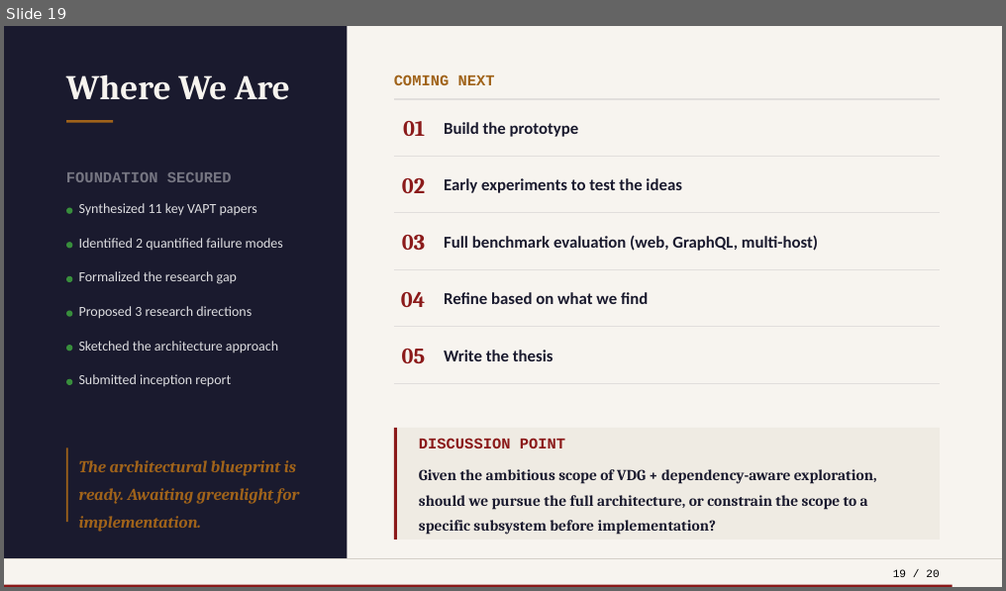
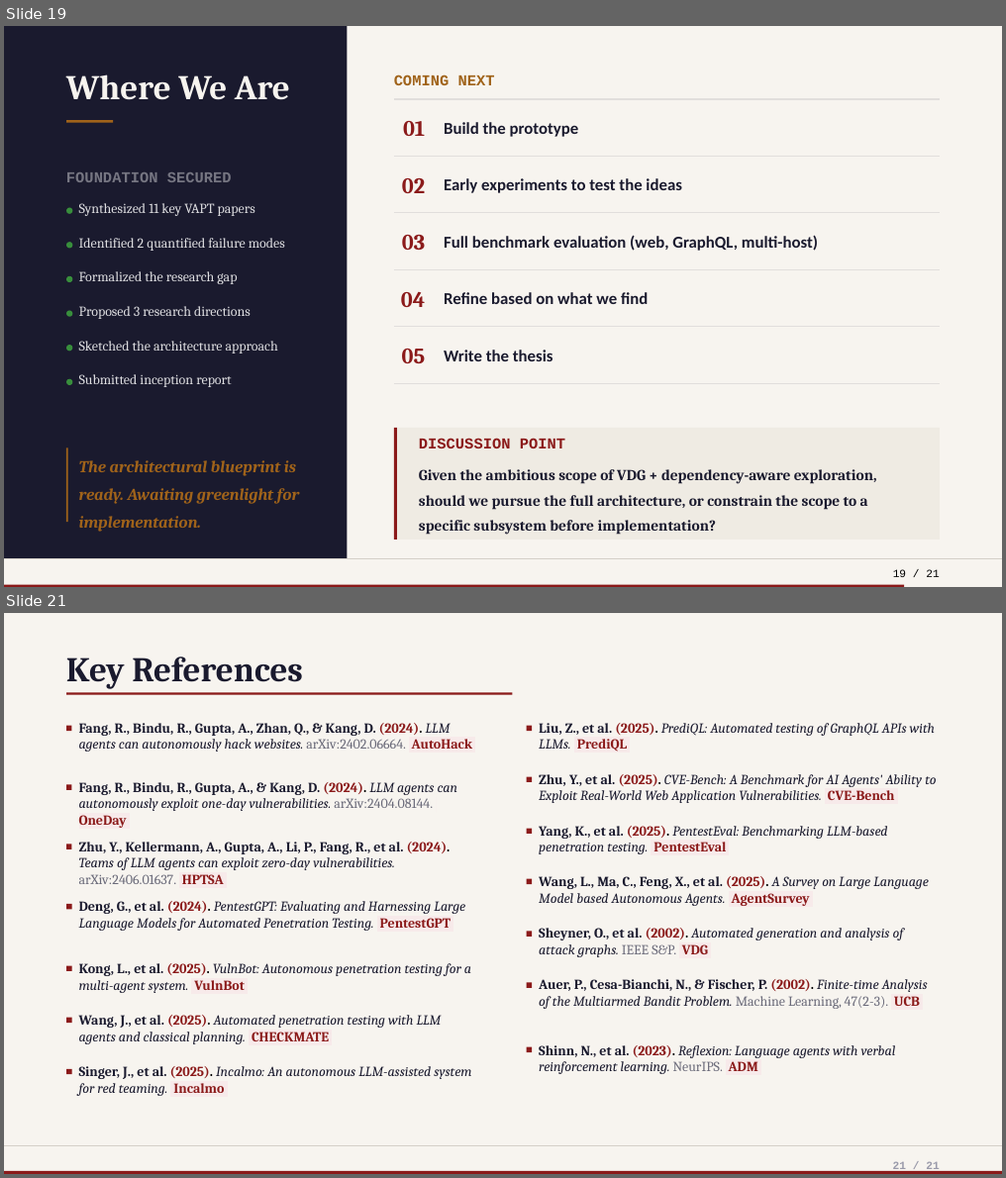
Before and after one commit to nishan-paul-hello/cmatrix-agentic-red-team, a slide deck: docs/presentation/CSE-810-PRESENTATION-INCEPTION.pptx. Shown one above the other, each under a label of ours: slide 19 before the commit, slides 19 and 21 after it; the slides between them are not shown. The pictures are 1006x591 and 1006x1178 pixels, drawn with LibreOffice and Linux fonts; fonts in the diff are those of the drawing. Boxes give left, top, right and bottom in pixels: in the first picture for what was removed or moved away, otherwise in the second. Text is boxed around its words. In the diff, an @@ line names an element or a change of style, - is before the commit and + after.

Commit message:
docs: update CSE-810 inception presentation slides and PDF document

```diff
--- a/docs/presentation/CSE-810-PRESENTATION-INCEPTION.pptx
+++ b/docs/presentation/CSE-810-PRESENTATION-INCEPTION.pptx
@@ slide 21 added at [4,613,1002,1174], background #F7F4EF @@
@@ text added at [66,657,303,689], 25 pt, text #1A1A2E, bold @@
+Key References
@@ rectangle added at [65,693,512,695], fill #8B1A1A @@
@@ rectangle added at [65,726,71,731], fill #8B1A1A @@
@@ text added at [79,723,472,752], 10 pt, text #1A1A2E, bold @@
+Fang, R., Bindu, R., Gupta, A., Zhan, Q., & Kang, D. (2024). LLM agents can autonomously hack websites. arXiv:2402.06664. AutoHack
@@ rectangle added at [526,726,531,731], fill #8B1A1A @@
@@ text added at [539,723,935,752], 10 pt, text #1A1A2E, italic @@
+Liu, Z., et al. (2025). PrediQL: Automated testing of GraphQL APIs with LLMs. PrediQL
@@ rectangle added at [67,784,72,789], fill #8B1A1A @@
@@ text added at [79,782,458,811], 10 pt, text #1A1A2E @@
+Fang, R., Bindu, R., Gupta, A., & Kang, D. (2024). LLM agents can autonomously exploit one-day vulnerabilities. arXiv:2404.08144. OneDay
@@ rectangle added at [526,776,531,781], fill #8B1A1A @@
@@ text added at [539,774,936,803], 10 pt, text #1A1A2E, italic @@
+Zhu, Y., et al. (2025). CVE-Bench: A Benchmark for AI Agents' Ability to Exploit Real-World Web Application Vulnerabilities. CVE-Bench
@@ rectangle added at [67,845,72,850], fill #8B1A1A @@
@@ text added at [79,842,450,884], 10 pt, text #1A1A2E @@
+Zhu, Y., Kellermann, A., Gupta, A., Li, P., Fang, R., et al. (2024). Teams of LLM agents can exploit zero-day vulnerabilities. arXiv:2406.01637. HPTSA
@@ rectangle added at [526,829,531,834], fill #8B1A1A @@
@@ text added at [539,826,888,855], 10 pt, text #1A1A2E, italic @@
+Yang, K., et al. (2025). PentestEval: Benchmarking LLM-based penetration testing. PentestEval
@@ rectangle added at [526,878,531,883], fill #8B1A1A @@
@@ text added at [539,876,929,906], 10 pt, text #1A1A2E, italic @@
+Wang, L., Ma, C., Feng, X., et al. (2025). A Survey on Large Language Model based Autonomous Agents. AgentSurvey
@@ rectangle added at [67,904,72,909], fill #8B1A1A @@
@@ text added at [79,901,465,931], 10 pt, text #1A1A2E, italic @@
+Deng, G., et al. (2024). PentestGPT: Evaluating and Harnessing Large Language Models for Automated Penetration Testing. PentestGPT
@@ rectangle added at [526,932,531,937], fill #8B1A1A @@
@@ text added at [539,928,904,958], 10 pt, text #1A1A2E, italic @@
+Sheyner, O., et al. (2002). Automated generation and analysis of attack graphs. IEEE S&P. VDG
@@ rectangle added at [67,966,72,971], fill #8B1A1A @@
@@ text added at [79,963,471,993], 10 pt, text #1A1A2E, italic @@
+Kong, L., et al. (2025). VulnBot: Autonomous penetration testing for a multi-agent system. VulnBot
@@ rectangle added at [526,982,531,987], fill #8B1A1A @@
@@ text added at [539,979,928,1009], 10 pt, text #1A1A2E @@
+Auer, P., Cesa-Bianchi, N., & Fischer, P. (2002). Finite-time Analysis of the Multiarmed Bandit Problem. Machine Learning, 47(2-3). UCB
@@ rectangle added at [67,1017,72,1022], fill #8B1A1A @@
@@ text added at [79,1015,442,1045], 10 pt, text #1A1A2E, italic @@
+Wang, J., et al. (2025). Automated penetration testing with LLM agents and classical planning. CHECKMATE
@@ rectangle added at [526,1047,531,1053], fill #8B1A1A @@
@@ text added at [539,1046,896,1074], 10 pt, text #1A1A2E, italic @@
+Shinn, N., et al. (2023). Reflexion: Language agents with verbal reinforcement learning. NeurIPS. ADM
@@ rectangle added at [67,1069,72,1074], fill #8B1A1A @@
@@ text added at [79,1066,471,1096], 10 pt, text #1A1A2E, italic @@
+Singer, J., et al. (2025). Incalmo: An autonomous LLM-assisted system for red teaming. Incalmo
@@ line added from (4, 1146) to (1002, 1146), #D4CFC8 1 pt @@
@@ rectangle added at [4,1170,1002,1173], fill #8B1A1A @@
@@ text added at [893,1162,939,1173], 8 pt, text #9A9AAA, bold @@
+21 / 21
@@ slide 19 changed as well @@
@@ font Calibri to Cambria in 6 elements at [79,203,255,216], [79,238,285,251], [79,272,237,284], [79,306,251,319], [79,341,278,354], [79,374,231,387] @@
@@ rectangle: place and size @@
-rectangle at [4,584,952,586]
+rectangle at [4,584,904,586]
@@ text at [893,570,939,577]: text changed @@
-19 / 20
+19 / 21
```
Also in this commit, not shown: 19 other slides changed, 1 other file.
